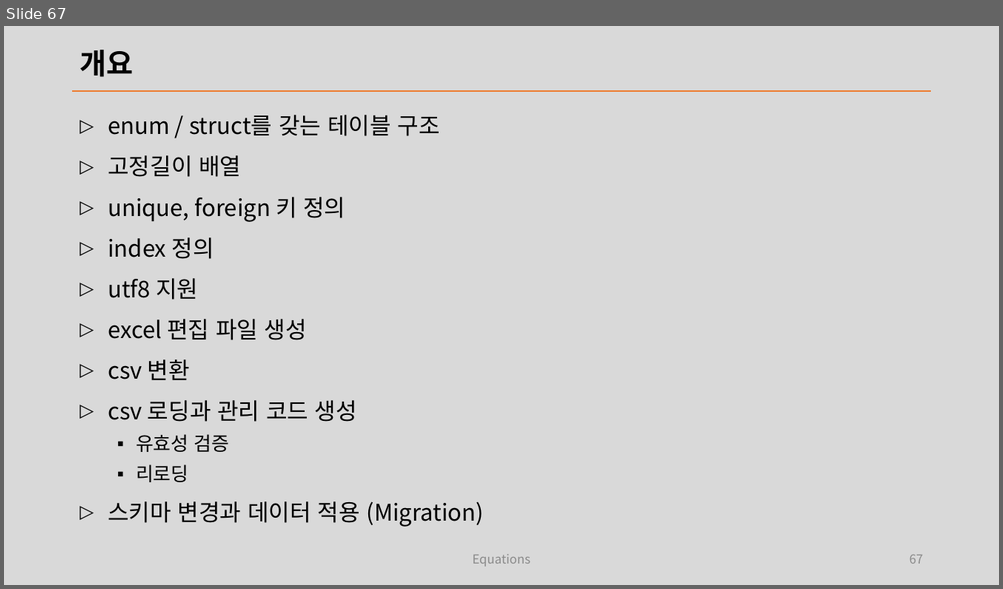
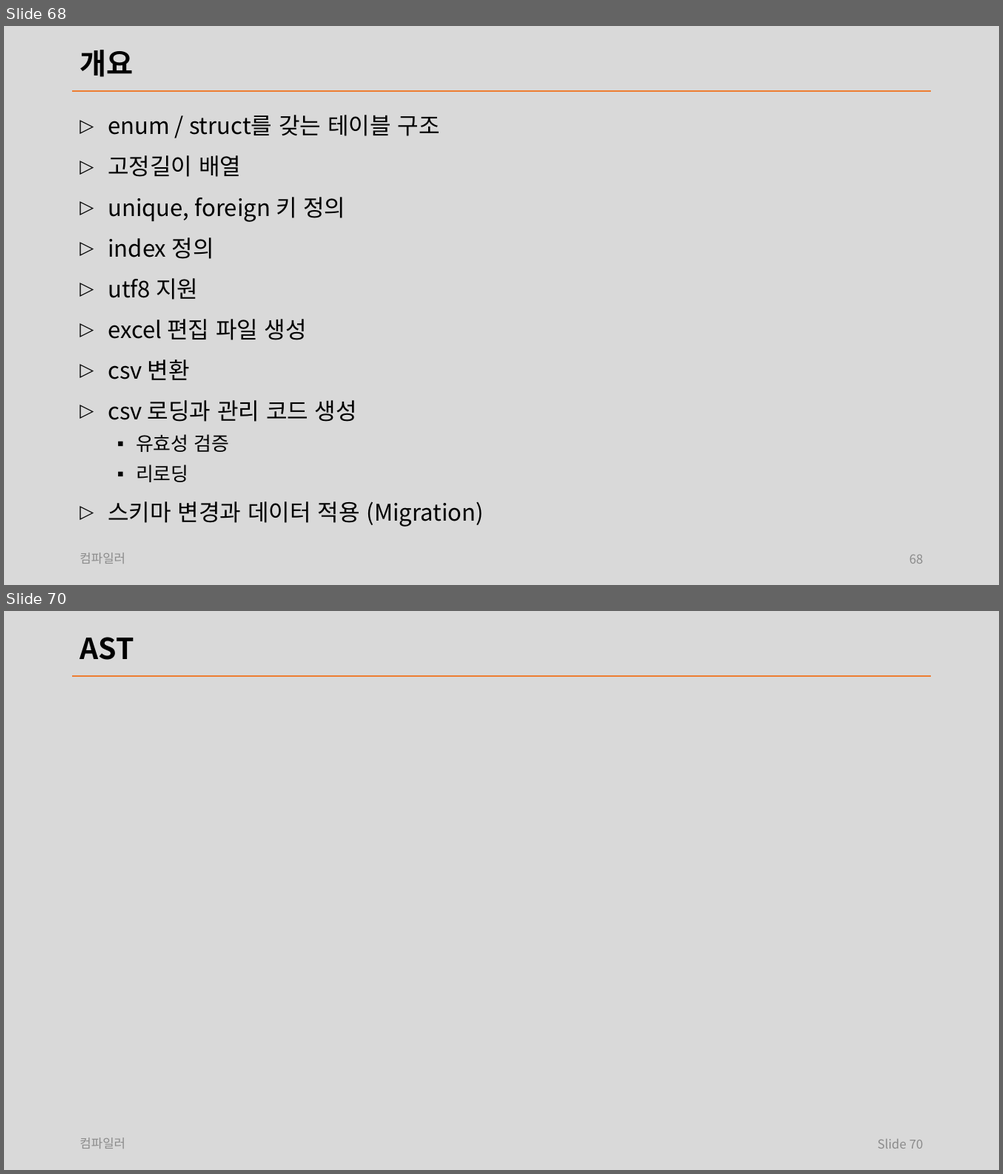
Before and after one commit to laxtools/article, a slide deck: programming/compiler/lecture/note.pptx. Shown one above the other, each under a label of ours: slide 67 before the commit, slides 68 and 70 after it; the slides between them are not shown. The pictures are 1003x589 and 1003x1174 pixels, drawn with LibreOffice and Linux fonts; fonts in the diff are those of the drawing. Boxes give left, top, right and bottom in pixels: in the first picture for what was removed or moved away, otherwise in the second. Text is boxed around its words. In the diff, an @@ line names an element or a change of style, - is before the commit and + after.

```diff
--- a/programming/compiler/lecture/note.pptx
+++ b/programming/compiler/lecture/note.pptx
@@ slide 70 added at [4, 611, 999, 1170], background #D9D9D9; not listed: 1 template element that a slide beside it also shows @@
@@ title added at [79, 637, 134, 660], 28 pt, text #000000, bold @@
+AST
@@ text added at [79, 1138, 125, 1149], 12 pt, text #8C8C8C @@
+컴파일러
@@ page number added at [877, 1139, 923, 1149], 12 pt, text #8C8C8C @@
+Slide 70
@@ what was slide 67 is now slide 68 @@
@@ slide 68 changed as well @@
@@ text added at [79, 553, 125, 564], 12 pt, text #8C8C8C @@
+컴파일러
@@ text removed at [472, 554, 531, 567] @@
-Equations
@@ page number at [909, 555, 923, 564]: text changed @@
-67
+68
```
Also in this commit, not shown: 70 other slides changed, 3 other slides added, 3 slides removed, 5 other files.
